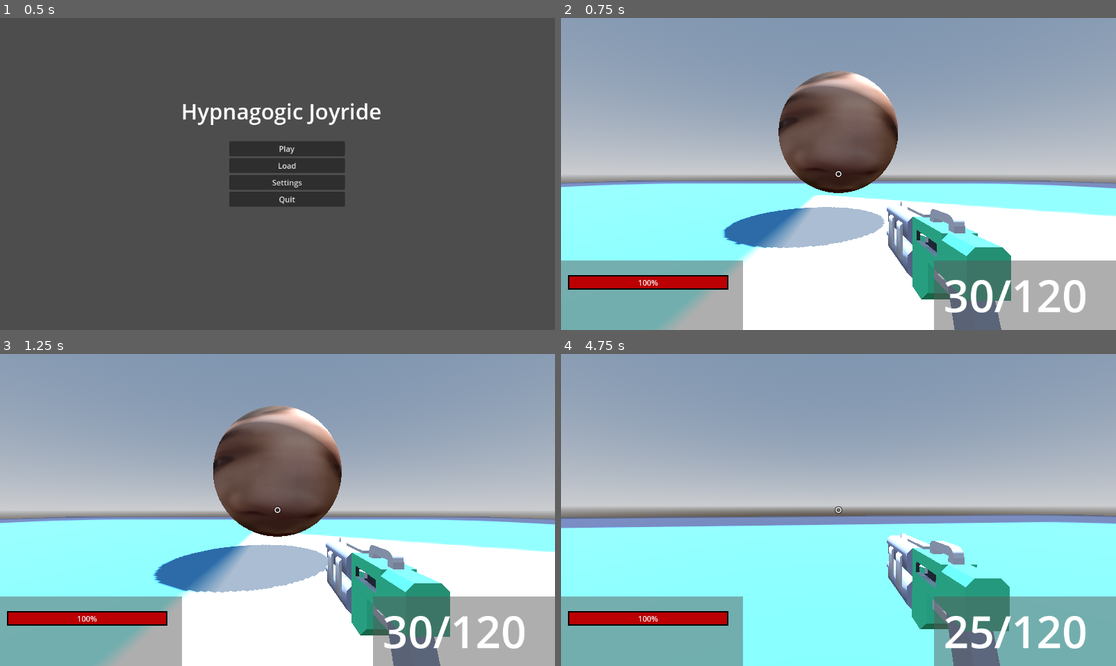
Above: before the commit, frames 1-4 (two rows, left to right).
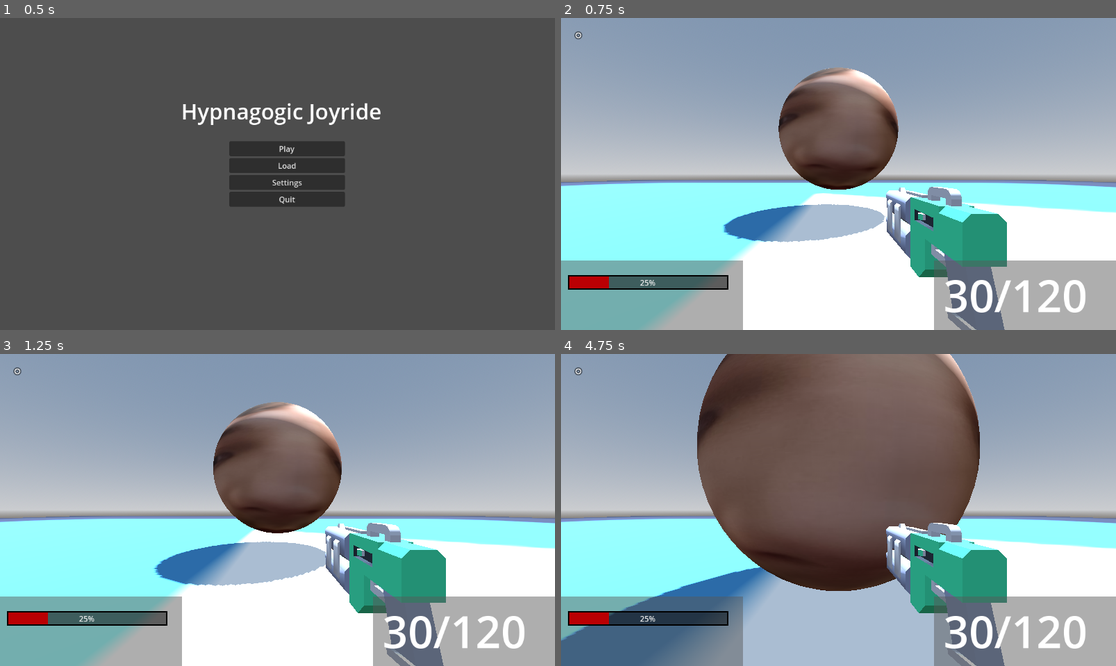
Above: after the commit, the same moments.

Repository: felipepreuss/projeto-ezequiel
Game: Godot game, scene res://Scenes/menu.tscn
The game is run twice, just before and just after one commit, with the same random seed, the same clock (stepped at 60 frames per second) and the same inputs. The engine's default icon, where the game draws it, is replaced by a stand-in: a white triangle on a blue panel in a dark square.
Inputs (mouse positions are in pixels of both pictures, inside the frame that each line leads up to):
- Up to frame 1 (0.5 s): no input
- Up to frame 2 (0.75 s): click "Play" at 0.5 s
- Up to frame 3 (1.25 s): no input
- Up to frame 4 (4.75 s): move the mouse to (866, 510) at 1.27 s; hold W (Forward) from 1.28 s (still down); click (866, 510) at 1.35 s; tap Space (Jump) at 1.52, 2.27, 3.77, 4.52 s; move the mouse to (810, 510) at 2.02 s; click (810, 510) at 2.1 s; move the mouse to (849, 503) at 2.77 s; click (849, 503) at 2.85 s; move the mouse to (832, 516) at 3.52 s; click (832, 516) at 3.6 s; move the mouse to (877, 513) at 4.27 s; click (877, 513) at 4.35 s

Frame 1 is identical in both runs. In frame 2, 10% of the frame differs, in the area x 0-100%, y 4-100%; in frame 3, 10%; in frame 4, 61%, in the area x 0-100%, y 0-100%.
Error after the commit: Invalid assignment of property or key 'value' with value of type 'int' on a base object of type 'null instance'. (res://Script/p_.gd:21)

Commit message:
Add files via upload

Diff:
--- /dev/null
+++ b/Scenes/weapon.tscn
@@ -0,0 +1,7 @@
+[gd_scene load_steps=2 format=3 uid="uid://0vejgwailbov"]
+
+[ext_resource type="ArrayMesh" uid="uid://hrhcpmb5rcf2" path="res://Assets/blasterQ.obj" id="1_er6cq"]
+
+[node name="weapon" type="MeshInstance3D"]
+transform = Transform3D(1, 0, 0, 0, 1, 0, 0, 0, 1, 0.336664, -0.286971, -0.768482)
+mesh = ExtResource("1_er6cq")
--- a/Scenes/world.tscn
+++ b/Scenes/world.tscn
@@ -2,8 +2,8 @@
 
 [ext_resource type="Texture2D" uid="uid://b71q13e3px7cm" path="res://Assets/icon.svg" id="1_fj7yv"]
 [ext_resource type="Script" uid="uid://bd8r5no457csf" path="res://Script/p_.gd" id="2_tlwt5"]
+[ext_resource type="PackedScene" uid="uid://0vejgwailbov" path="res://Scenes/weapon.tscn" id="3_5v1tr"]
 [ext_resource type="Script" uid="uid://deixvof4m17fu" path="res://Script/en.gd" id="3_aqk2v"]
-[ext_resource type="ArrayMesh" uid="uid://hrhcpmb5rcf2" path="res://Assets/blasterQ.obj" id="3_k7acu"]
 [ext_resource type="Texture2D" uid="uid://b7rdw7j6xjkqx" path="res://Assets/17c6c453-70ab-4a87-80bf-eccc91be84a3.jpg" id="3_tlwt5"]
 [ext_resource type="PackedScene" uid="uid://bu7k4yvnmy3tg" path="res://Scenes/hud.tscn" id="4_o06y3"]
 [ext_resource type="Script" uid="uid://gyi5e0t64vnl" path="res://Script/bulletlabel.gd" id="5_5v1tr"]
@@ -64,21 +64,21 @@
 transform = Transform3D(1, 0, 0, 0, 1, 0, 0, 0, 1, 0, 1.42048, 0)
 shape = SubResource("ConvexPolygonShape3D_ioo17")
 
-[node name="headd" type="Node3D" parent="P_"]
-transform = Transform3D(1, 0, 0, 0, 1, 0, 0, 0, 1, 0, 2.07842, 0)
+[node name="head" type="Node3D" parent="P_"]
+transform = Transform3D(1, 0, 0, 0, 1, 0, 0, 0, 1, 0, 2, 0)
 
-[node name="weapon" type="MeshInstance3D" parent="P_/headd"]
-transform = Transform3D(1, 0, 0, 0, 1, 0, 0, 0, 1, 0.336664, -0.286971, -0.768482)
-mesh = ExtResource("3_k7acu")
+[node name="Camera3D" type="Camera3D" parent="P_/head"]
 
-[node name="bullet_pos" type="Marker3D" parent="P_/headd/weapon"]
-transform = Transform3D(1, 0, 0, 0, 1, 0, 0, 0, 1, 0, 0, -0.398886)
+[node name="weapon" parent="P_/head/Camera3D" instance=ExtResource("3_5v1tr")]
+transform = Transform3D(1, 0, 0, 0, 1, 0, 0, 0, 1, 0.330179, -0.212613, -0.772317)
+skeleton = NodePath("../../../..")
 
-[node name="Camera3D" type="Camera3D" parent="P_/headd"]
+[node name="bullet_pos" type="Marker3D" parent="P_/head/Camera3D"]
+transform = Transform3D(1, 0, 0, 0, 1, 0, 0, 0, 1, 0, 0.0348849, -0.883013)
 
-[node name="HUD" parent="P_/headd" instance=ExtResource("4_o06y3")]
+[node name="HUD" parent="P_/head" instance=ExtResource("4_o06y3")]
 
-[node name="Label" parent="P_/headd/HUD/Bala/VBox" index="0"]
+[node name="Label" parent="P_/head/HUD/Bala/VBox" index="0"]
 text = ""
 script = ExtResource("5_5v1tr")
 
@@ -109,4 +109,4 @@
 [node name="Pause" parent="." instance=ExtResource("5_036b0")]
 process_mode = 3
 
-[editable path="P_/headd/HUD"]
+[editable path="P_/head/HUD"]
